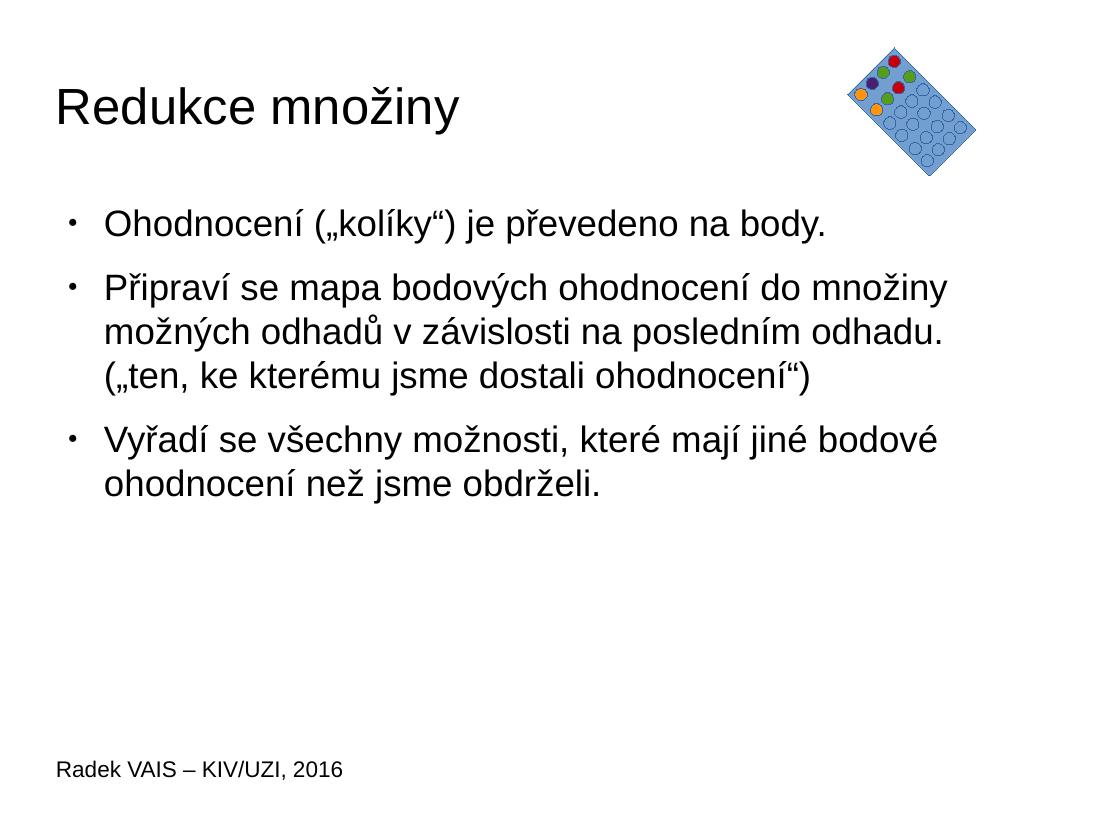
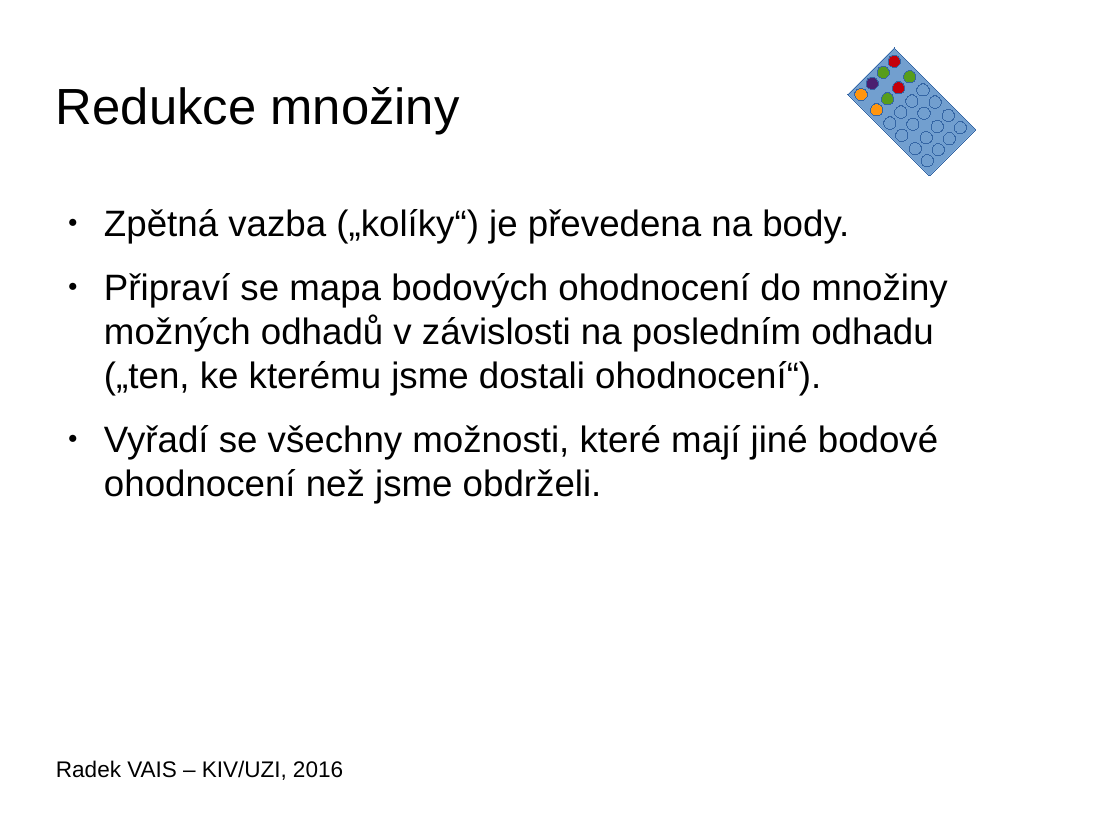
Before and after one commit to vairad/zcu-uzi, a slide deck: slide 9 of program2/doc/prezentace_programu.odp (slide 8 before the commit). Drawn at 1120x840 pixels with LibreOffice and Linux fonts; fonts in the diff are those of the drawing; background and template pictures are left out. Boxes give left, top, right and bottom in pixels: in the first picture for what was removed or moved away, otherwise in the second. Text is boxed around its words. In the diff, an @@ line names an element or a change of style, - is before the commit and + after.

```diff
--- a/program2/doc/prezentace_programu.odp
+++ b/program2/doc/prezentace_programu.odp
@@ text at box(104, 209, 948, 396): text changed @@
-● Ohodnocení („kolíky“) je převedeno na body.
-● Připraví se mapa bodových ohodnocení do množiny možných odhadů v závislosti na posledním odhadu.
-  („ten, ke kterému jsme dostali ohodnocení“)
+● Zpětná vazba („kolíky“) je převedena na body.
+● Připraví se mapa bodových ohodnocení do množiny možných odhadů v závislosti na posledním odhadu
+  („ten, ke kterému jsme dostali ohodnocení“).
```
Also in this commit, not shown: 4 other slides changed, 1 slide added, 2 other files.
